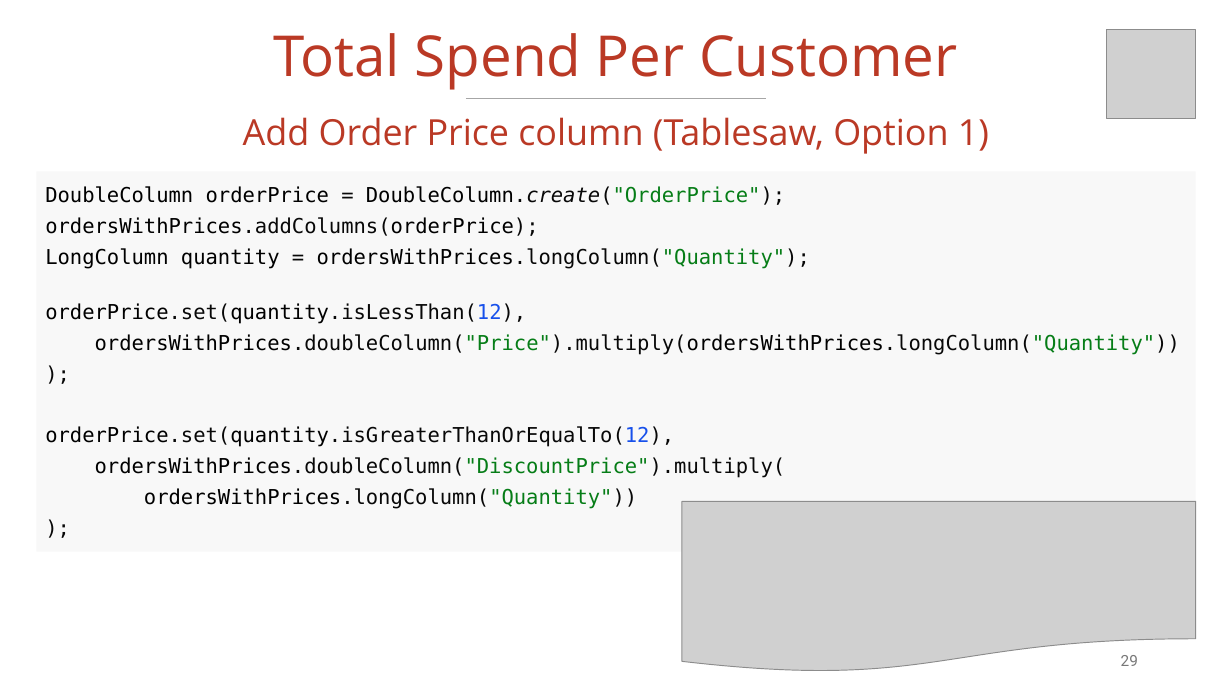
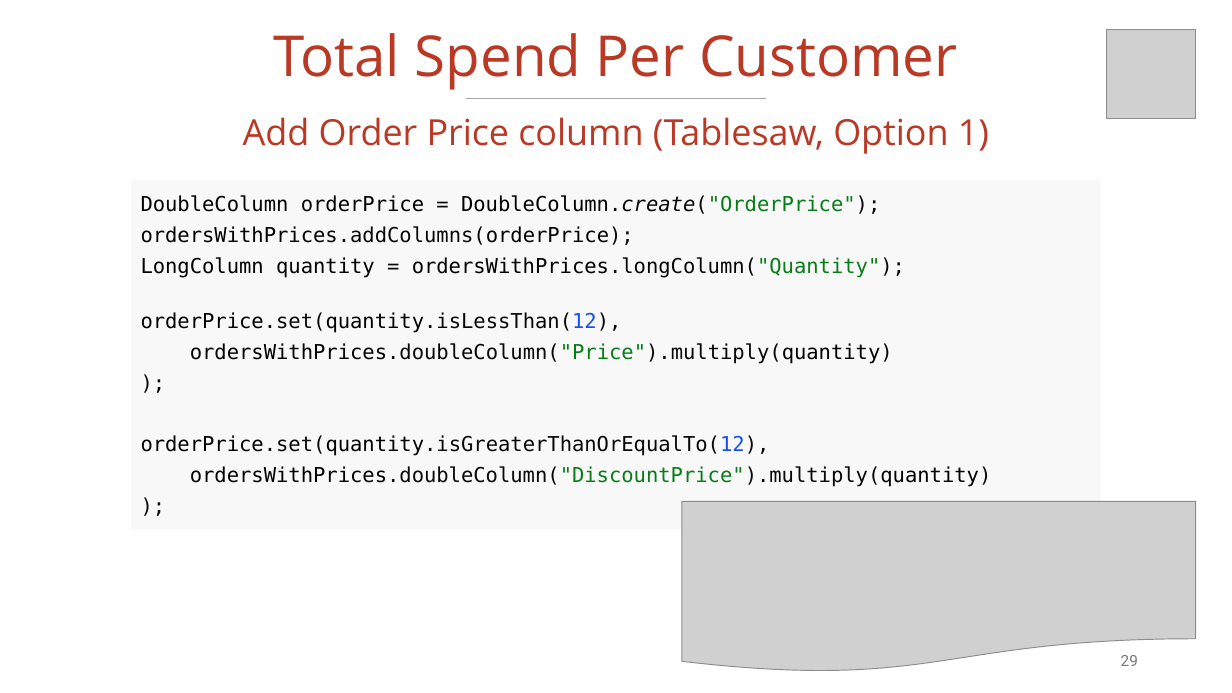
Before and after one commit to vmzakharov/missing-dataframe-talk, a slide deck: slide 29 of presentation/Missing_Dataframe_Short.pptx. Drawn at 1232x693 pixels with LibreOffice and Linux fonts; fonts in the diff are those of the drawing; grey boxes stand for pictures. Boxes give left, top, right and bottom in pixels: in the first picture for what was removed or moved away, otherwise in the second. Text is boxed around its words. In the diff, an @@ line names an element or a change of style, - is before the commit and + after.

```diff
--- a/presentation/Missing_Dataframe_Short.pptx
+++ b/presentation/Missing_Dataframe_Short.pptx
@@ rectangle "DoubleColumn orderPrice = DoubleColumn.create("OrderPrice"); ...": place and size @@
-rectangle "DoubleColumn orderPrice = DoubleColumn.create("OrderPrice"); ..." at [36,172,1196,552]
+rectangle "DoubleColumn orderPrice = DoubleColumn.create("OrderPrice"); ..." at [131,180,1101,530]
@@ text in rectangle at [141,312,893,364]: text changed @@
-orderPrice.set(quantity.isLessThan(12),
-ordersWithPrices.doubleColumn("Price").multiply(ordersWithPrices.longColumn("Quantity"))
-);
+orderPrice.set(quantity.isLessThan(12),
+ordersWithPrices.doubleColumn("Price").multiply(quantity)
+);
@@ text in rectangle at [190,466,992,487]: text changed @@
-ordersWithPrices.doubleColumn("DiscountPrice").multiply(
-ordersWithPrices.longColumn("Quantity"))
-);
+ordersWithPrices.doubleColumn("DiscountPrice").multiply(quantity)
+);
```
Also in this commit, not shown: 2 other slides changed, 1 other file.
